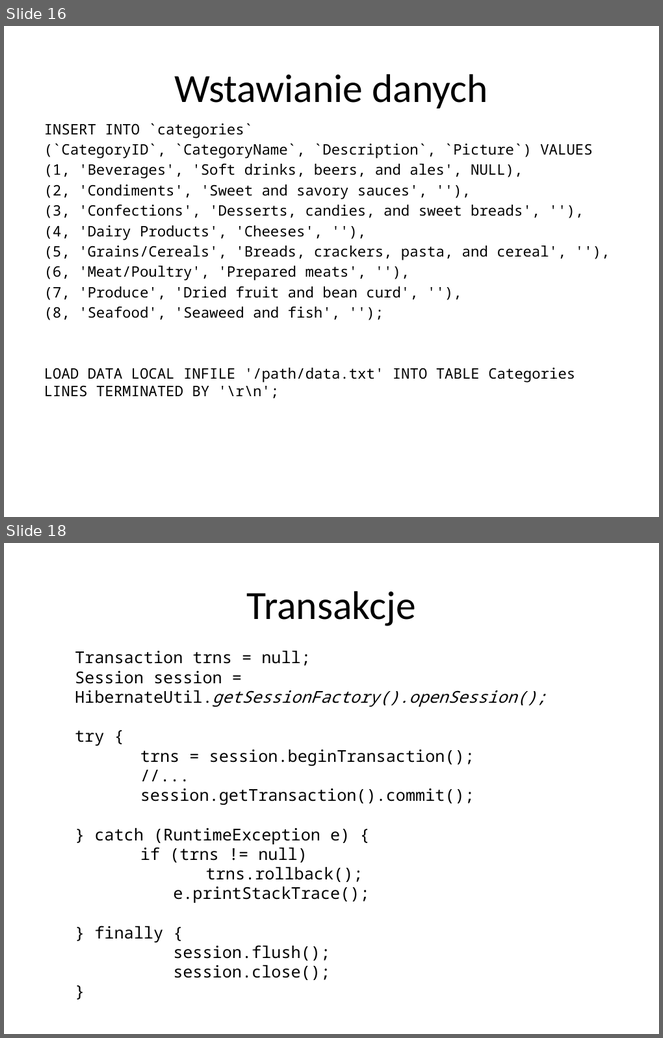
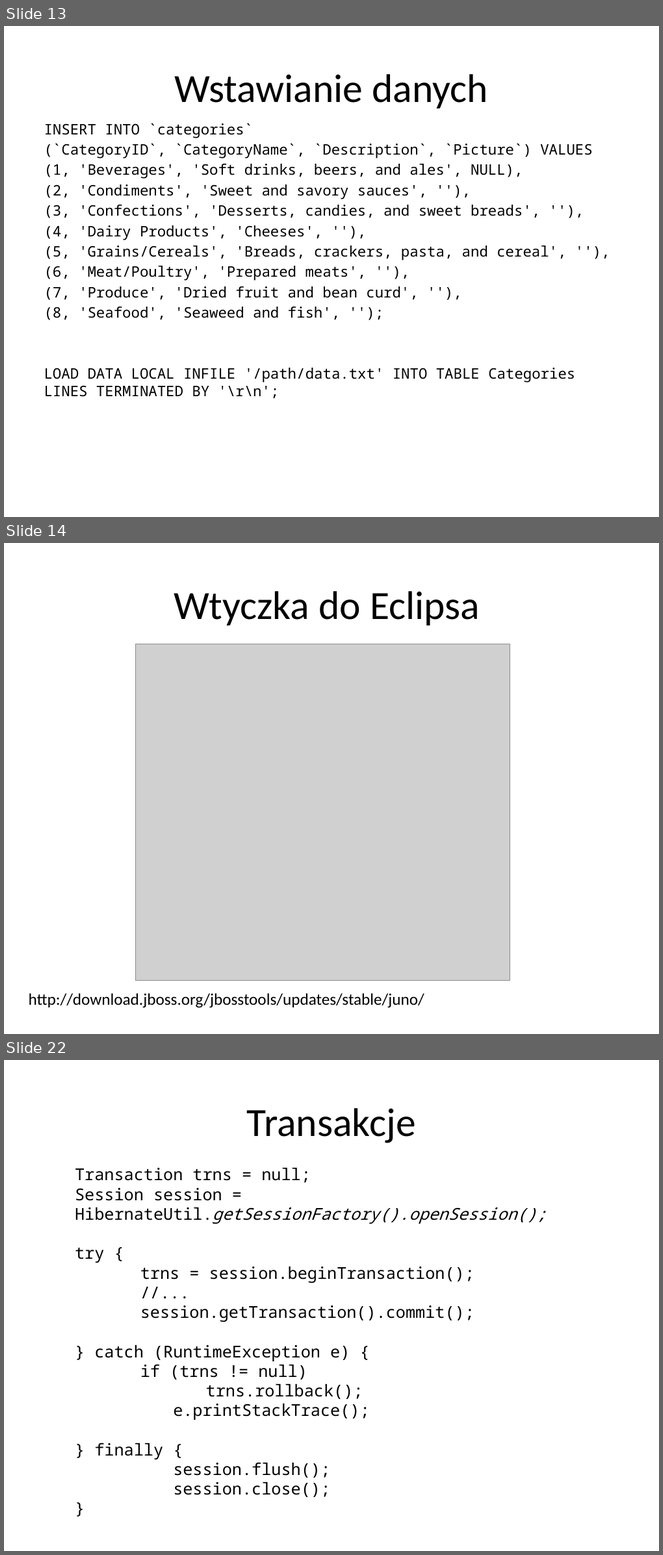
Before and after one commit to alicjasalamon/DB2, a slide deck: MySQL + Hibernate.pptx. Shown one above the other, each under a label of ours: slides 16 and 18 before the commit, slides 13, 14 and 22 after it; the slides between them are not shown. The pictures are 663x1038 and 663x1555 pixels, drawn with LibreOffice and Linux fonts; fonts in the diff are those of the drawing; grey boxes stand for pictures. Boxes give left, top, right and bottom in pixels: in the first picture for what was removed or moved away, otherwise in the second. Text is boxed around its words. In the diff, an @@ line names an element or a change of style, - is before the commit and + after.

```diff
--- a/MySQL + Hibernate.pptx
+++ b/MySQL + Hibernate.pptx
@@ slide 14 added at (4,543,659,1034), background #FFFFFF @@
@@ title added at (174,591,480,626), 44 pt, text #000000 @@
+Wtyczka do Eclipsa
@@ picture added at (136,644,510,980) @@
@@ text added at (29,993,425,1008), 18 pt, text #000000 @@
+http://download.jboss.org/jbosstools/updates/stable/juno/
@@ what was slide 16 is now slide 13 @@
@@ what was slide 18 is now slide 22 @@
```
Also in this commit, not shown: 5 slides changed, 8 other slides added, 7 slides removed, 5 other files.
